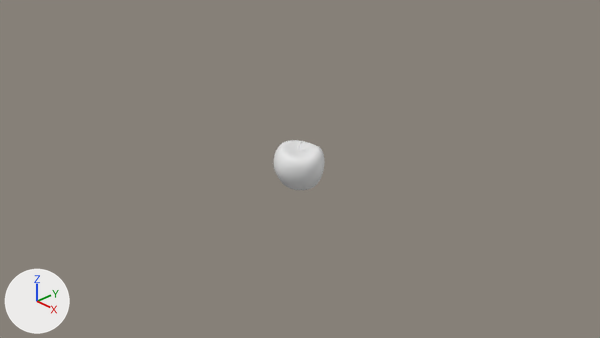
Before and after pictures for a commit that changed the Blender file apples.blend.
Camera for both pictures: the file's camera 'Camera'. The axes (+X, +Y, +Z) are drawn at lower left. The lights are the same throughout.

The first picture shows 'Apple'.
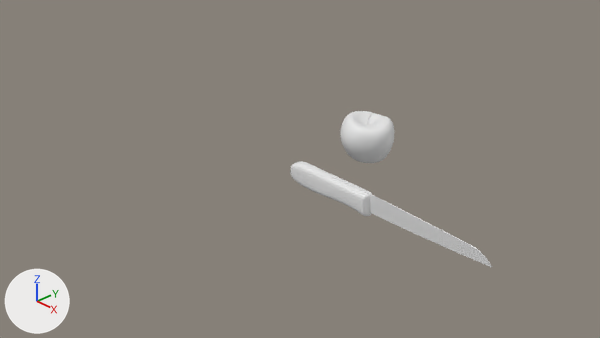
Location of each change, [x1, y1, x2, y2] in pixels of the pictures (600 x 338 px):
'Apple', reshaped, moved (8% wider)
    before: [274, 140, 324, 190]
    after: [340, 111, 394, 163]
'knife_blade', added
    after: [330, 175, 492, 267]
'knife_handle', added
    after: [291, 161, 372, 216]

What changed in the scene script:
```text
Change me_sphere_002:
    used by ob_apple; location = (0.0, 0.0, 0.0)
    remove me_sphere_002.from_pydata(...)  # 226 vertices, 233 faces; spans x -0.354..0.376, y -0.377..0.365, z -0.285..0.372
    add me_sphere_002.from_pydata(...)  # 226 vertices, 233 faces; spans x -0.4..0.425, y -0.425..0.412, z -0.322..0.375
    me_sphere_002 part 1: 178 of 226 vertices moved; they spanned x -0.354..0.376, y -0.377..0.365, z -0.285..0.273 and now span x -0.4..0.425, y -0.425..0.412, z -0.322..0.308; mean shift (0.0, 0.0, -0.004); largest move (0.32, 0.127, 0.199) -> (0.361, 0.143, 0.224)
Add me_cube_003:
    me_cube_003.from_pydata(...)  # 52 vertices, 43 faces; spans x -1.51..1.04, y -0.01..0.01, z -0.13..0.13
    me_cube_003.polygons.foreach_set('use_smooth', [True] * 43)
Add me_cube_002:
    me_cube_002.from_pydata(...)  # 84 vertices, 82 faces; spans x -0.711..0.705, y -0.165..0.152, z -0.086..0.107
    me_cube_002.polygons.foreach_set('use_smooth', [True] * 82)
Change ob_apple:
    ob_apple.location: (0.0, 0.0, 0.0) -> (0.0, 1.356, 0.0)
Add ob_knife_blade:
    ob_knife_blade = bpy.data.objects.new('knife_blade', me_cube_003)
    ob_knife_blade.parent = ob_knife_handle
    ob_knife_blade.matrix_parent_inverse = Matrix(((1.0, 0.0, 0.0, -0.624), (0.0, 0.0, 1.0, 0.0876), (0.0, -1.0, 0.0, -0.0115), (0.0, 0.0, 0.0, 1.0)))
    ob_knife_blade.location = (2.111, -0.0222, -0.0656)
    _m = ob_knife_blade.modifiers.new('Bevel', 'BEVEL')
    _m.width = 0.002
    _m.width_pct = 0.002
    _m.harden_normals = True
Add ob_knife_handle:
    ob_knife_handle = bpy.data.objects.new('knife_handle', me_cube_002)
    ob_knife_handle.location = (0.624, -0.011, -0.088)
    ob_knife_handle.rotation_euler = (1.571, 0.0, 0.0)  # degrees (90, 0, 0)
    _m = ob_knife_handle.modifiers.new('Subdivision', 'SUBSURF')
    _m.levels = 3
    _m.render_levels = 3
```
